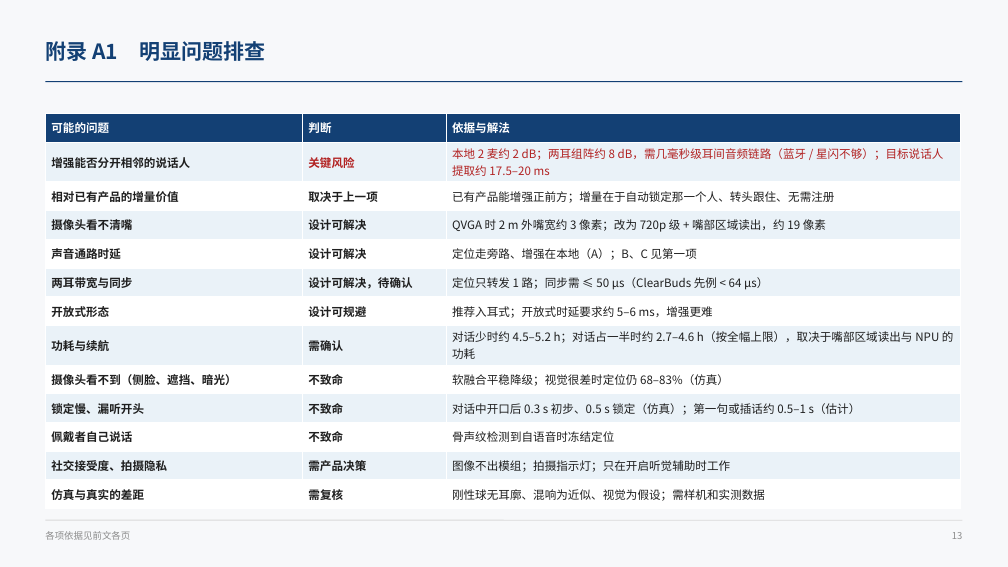
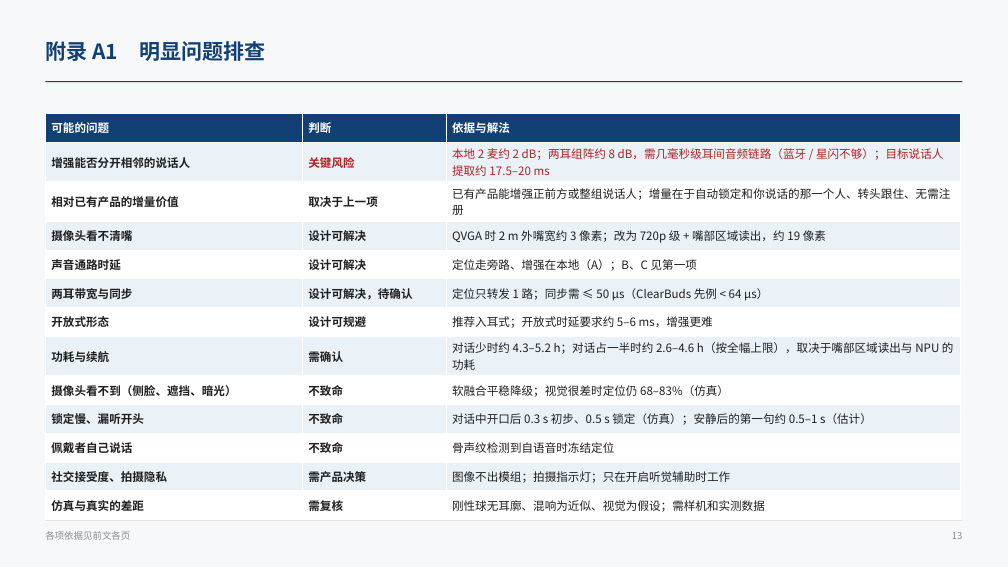
Before and after one commit to ZeroFoxxi/ssl-scene1, a slide deck: slide 13 of 02_耳机声源定位/耳机摄像头听觉辅助_整体设计方案.pptx. Drawn at 1008x567 pixels with LibreOffice and Linux fonts; fonts in the diff are those of the drawing. Boxes give left, top, right and bottom in pixels: in the first picture for what was removed or moved away, otherwise in the second. Text is boxed around its words. In the diff, an @@ line names an element or a change of style, - is before the commit and + after.

```diff
--- a/02_耳机声源定位/耳机摄像头听觉辅助_整体设计方案.pptx
+++ b/02_耳机声源定位/耳机摄像头听觉辅助_整体设计方案.pptx
@@ table at bbox=[45, 113, 960, 518] @@
-row 3, column 3: 已有产品能增强正前方；增量在于自动锁定那一个人、转头跟住、无需注册
+row 3, column 3: 已有产品能增强正前方或整组说话人；增量在于自动锁定和你说话的那一个人、转头跟住、无需注册
-row 8, column 3: 对话少时约 4.5–5.2 h；对话占一半时约 2.7–4.6 h（按全幅上限），取决于嘴部区域读出与 NPU 的功耗
+row 8, column 3: 对话少时约 4.3–5.2 h；对话占一半时约 2.6–4.6 h（按全幅上限），取决于嘴部区域读出与 NPU 的功耗
-row 10, column 3: 对话中开口后 0.3 s 初步、0.5 s 锁定（仿真）；第一句或插话约 0.5–1 s（估计）
+row 10, column 3: 对话中开口后 0.3 s 初步、0.5 s 锁定（仿真）；安静后的第一句约 0.5–1 s（估计）
```
Also in this commit, not shown: 4 other slides changed, 6 other files.
